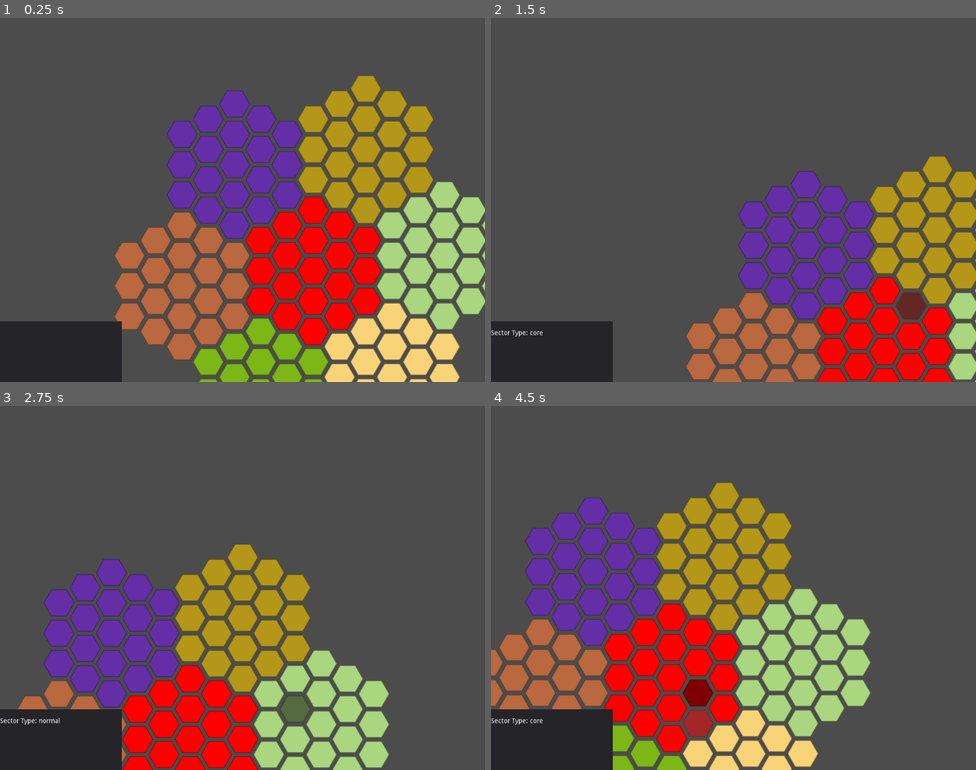
Above: before the commit, frames 1-4 (two rows, left to right).
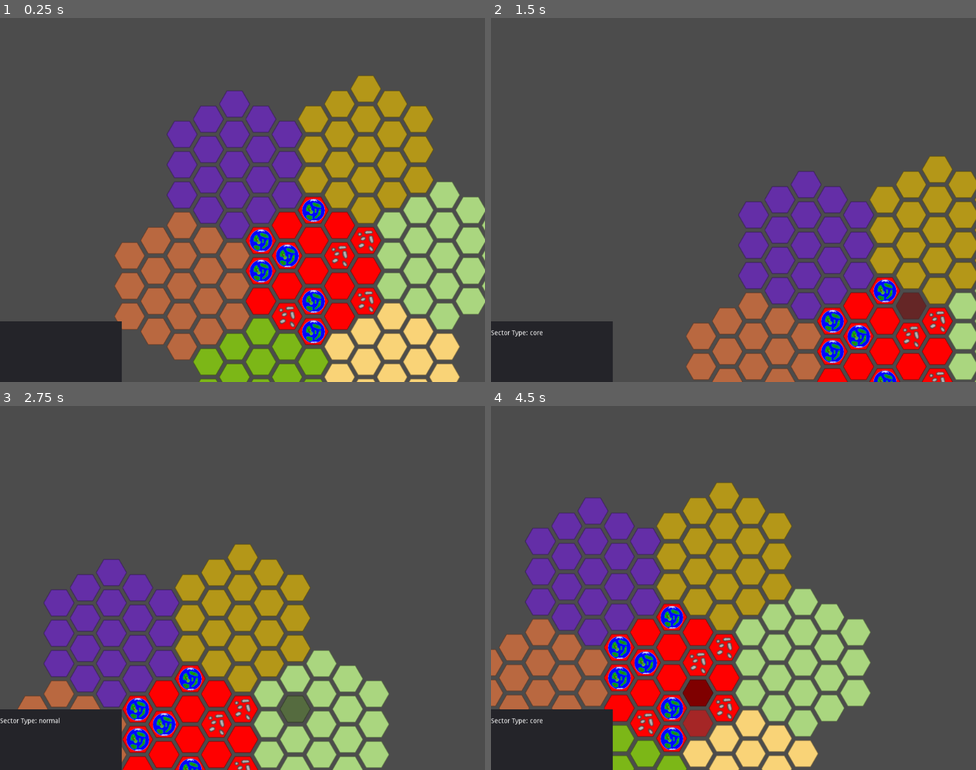
Above: after the commit, the same moments.

Repository: alexander-l-stone/RebellionAndEmpire
Game: Godot game, scene res://scenes/test/test.tscn
The game is run twice, just before and just after one commit, with the same random seed, the same clock (stepped at 60 frames per second) and the same inputs.
Inputs (mouse positions are in pixels of both pictures, inside the frame that each line leads up to):
- Up to frame 1 (0.25 s): no input
- Up to frame 2 (1.5 s): move the mouse to (874, 280) at 0.52 s; click (874, 280) at 0.67 s; tap Enter at 1.25 s; move the mouse to (912, 305) at 1.27 s; click (912, 305) at 1.42 s
- Up to frame 3 (2.75 s): tap Space at 2 s; move the mouse to (446, 708) at 2.02 s; click (446, 708) at 2.17 s
- Up to frame 4 (4.5 s): move the mouse to (655, 693) at 2.77 s; click (655, 693) at 2.92 s; tap Enter at 3.5 s; move the mouse to (670, 708) at 3.52 s; click (670, 708) at 3.67 s; tap Space at 4.25 s; move the mouse to (699, 726) at 4.27 s; click (699, 726) at 4.42 s

The runs differ from the first frame. In frame 1, 1.9% of the frame differs, in the area x 51-78%, y 49-90%; in frame 2, 1.4%; in frame 3, 1.4%; in frame 4, 1.9%, in the area x 24-50%, y 54-95%.

Commit message:
Added random sector generation that loads from a json file. Currently only generates the core sector.

Diff:
--- a/scenes/planet/planet.gd
+++ b/scenes/planet/planet.gd
@@ -10,13 +10,14 @@
 var type = "barren_planet"
 
 var fleets = {}
-var builds = []
+var buildings = []
 var garrison = {}
 var special_units = {}
+var building_slots = 2
 
 # Called when the node enters the scene tree for the first time.
 func _ready():
-	pass # Replace with function body.
+	reposition()
 
 func reposition():
 	self.set_global_position(Vector2(Constants.hex_height*self.r*sin(deg2rad(60)),Constants.hex_width*self.q+cos(deg2rad(60))*self.r*Constants.hex_height))
--- a/scenes/planet/planet.tscn
+++ b/scenes/planet/planet.tscn
@@ -1,6 +1,8 @@
-[gd_scene load_steps=2 format=2]
+[gd_scene load_steps=3 format=2]
 
 [ext_resource path="res://scenes/planet/planet.gd" type="Script" id=1]
+[ext_resource path="res://resources/barren_planet.png" type="Texture" id=2]
 
 [node name="Planet" type="Sprite"]
+texture = ExtResource( 2 )
 script = ExtResource( 1 )
--- a/scenes/sector/sector.gd
+++ b/scenes/sector/sector.gd
@@ -34,14 +34,33 @@
 				hex.q = qloc
 				hex.sector_type = self.sector_type
 				add_child(hex)
-				#TODO: Remove this if when more sector types are implemented
+	#TODO: Remove this if when more sector types are implemented
 	if(self.sector_type == "core"):
-		generate_planets()
+		generate_planets(coordinate_array)
 
-func generate_planets():
+#coordinate_array is an array of dicts. Those dicts are of form {'q':int, 'r':int}
+func generate_planets(coordinate_array):
+	var sector_guide = {}
+	var rng = RandomNumberGenerator.new()
+
+	var planet_resource = load("res://scenes/planet/planet.tscn")
 	if(self.sector_type == "core"):
-		var sector_guide = DataStore.sector_types.core
-		print(sector_guide)
+		sector_guide = DataStore.sector_types.core
+		#TODO: make a generic sector for failcase
+		for planet_type in sector_guide.planets:
+			#pick random coordiante from array
+			var random_coord_index = rng.randf_range(0, coordinate_array.size())
+			var planet = planet_resource.instance()
+			print(DataStore.planet_types)
+			var planet_data = DataStore.planet_types[planet_type]
+			var sprite_path = "res://resources/" + planet_type + ".png"
+			var sprite_resource = load(sprite_path)
+			planet.texture = sprite_resource
+			planet.q = coordinate_array[random_coord_index]["q"]
+			planet.r = coordinate_array[random_coord_index]["r"]
+			coordinate_array.remove(random_coord_index)
+			planet.building_slots = planet_data["building_slots"]
+			add_child(planet)
 
 # Called every frame. 'delta' is the elapsed time since the previous frame.
 #func _process(delta):
